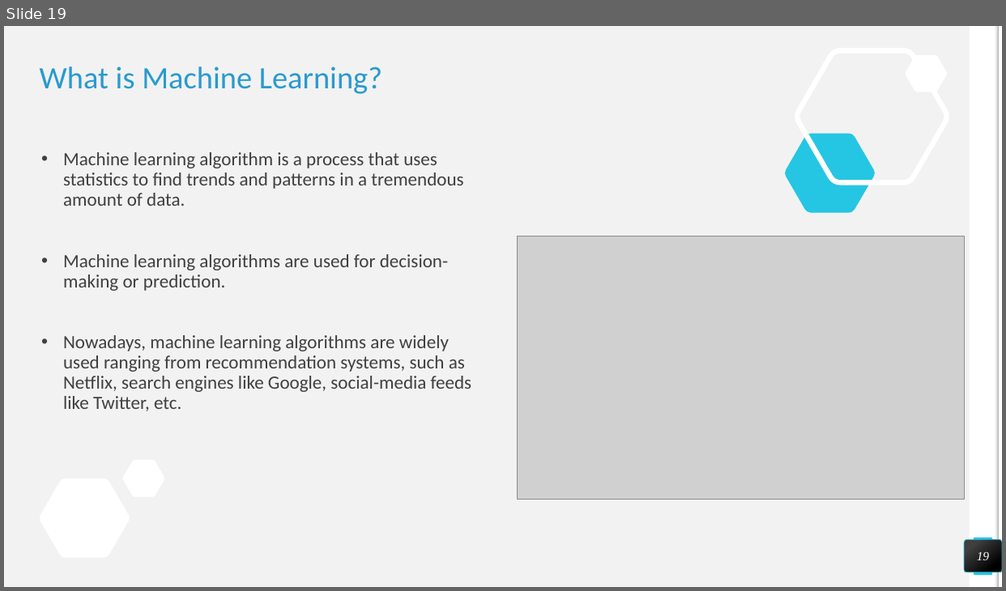
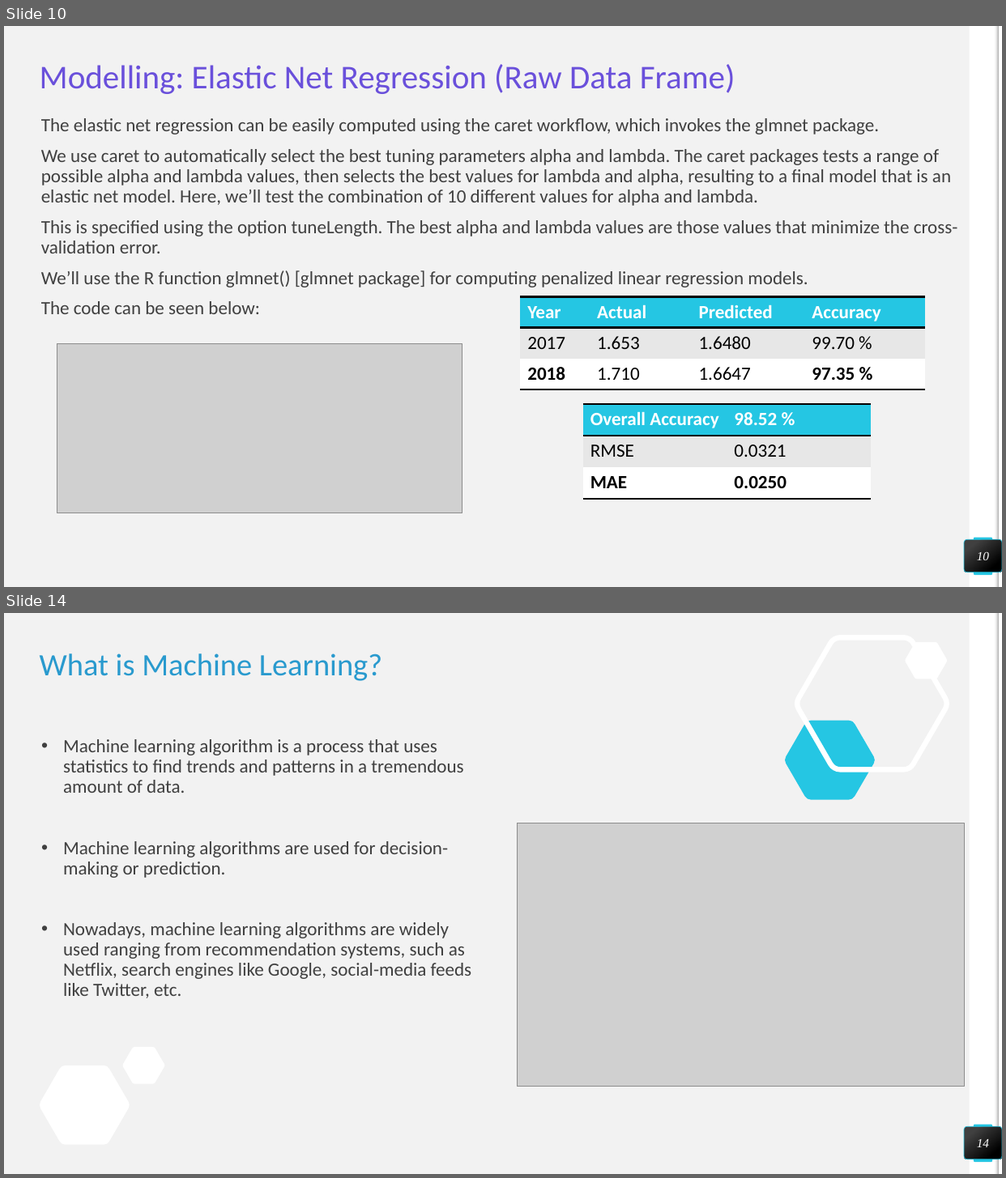
Before and after one commit to damiandmonte/Nominal-GDP-Prediction, a slide deck: Final_Report.pptx. Shown one above the other, each under a label of ours: slide 19 before the commit, slides 10 and 14 after it; the slides between them are not shown. The pictures are 1006x591 and 1006x1178 pixels, drawn with LibreOffice and Linux fonts; fonts in the diff are those of the drawing; grey boxes stand for pictures. Boxes give left, top, right and bottom in pixels: in the first picture for what was removed or moved away, otherwise in the second. Text is boxed around its words. In the diff, an @@ line names an element or a change of style, - is before the commit and + after.

```diff
--- a/Final_Report.pptx
+++ b/Final_Report.pptx
@@ slide 10 added at bbox=[4, 26, 1002, 587], background #F2F2F2; not listed: 4 template elements that a slide beside it also shows @@
@@ title added at bbox=[40, 64, 735, 94], 32 pt, text #6A50DB @@
+Modelling: Elastic Net Regression (Raw Data Frame)
@@ text added at bbox=[41, 118, 958, 314], 18 pt, text #404040 @@
+The elastic net regression can be easily computed using the caret workflow, which invokes the glmnet package.
+We use caret to automatically select the best tuning parameters alpha and lambda. The caret packages tests a range of possible alpha and lambda values, then selects the best values for lambda and alpha, resulting to a final model that is an elastic net model. Here, we’ll test the combination of 10 different values for alpha and lambda.
+This is specified using the option tuneLength. The best alpha and lambda values are those values that minimize the cross-validation error.
+We’ll use the R function glmnet() [glmnet package] for computing penalized linear regression models.
+The code can be seen below:
@@ table added at bbox=[521, 297, 926, 390], 3 rows, 4 columns @@
+Year | Actual | Predicted | Accuracy
+2017 | 1.653 | 1.6480 | 99.70 %
+2018 | 1.710 | 1.6647 | 97.35 %
@@ picture added at bbox=[57, 344, 462, 514] @@
@@ table added at bbox=[582, 405, 870, 499], 3 rows, 2 columns @@
+Overall Accuracy | 98.52 %
+RMSE | 0.0321
+MAE | 0.0250
@@ page number added at bbox=[965, 540, 1002, 573], fill gradient #404040 to #000000, outline #25C6E3 0.5 pt, 12 pt, text #FFFFFF, italic @@
+10
@@ what was slide 19 is now slide 14 @@
@@ page number at bbox=[977, 1139, 989, 1148]: text changed @@
-19
+14
```
Also in this commit, not shown: 12 slides changed, 3 other slides added, 2 slides removed, 1 other file.
